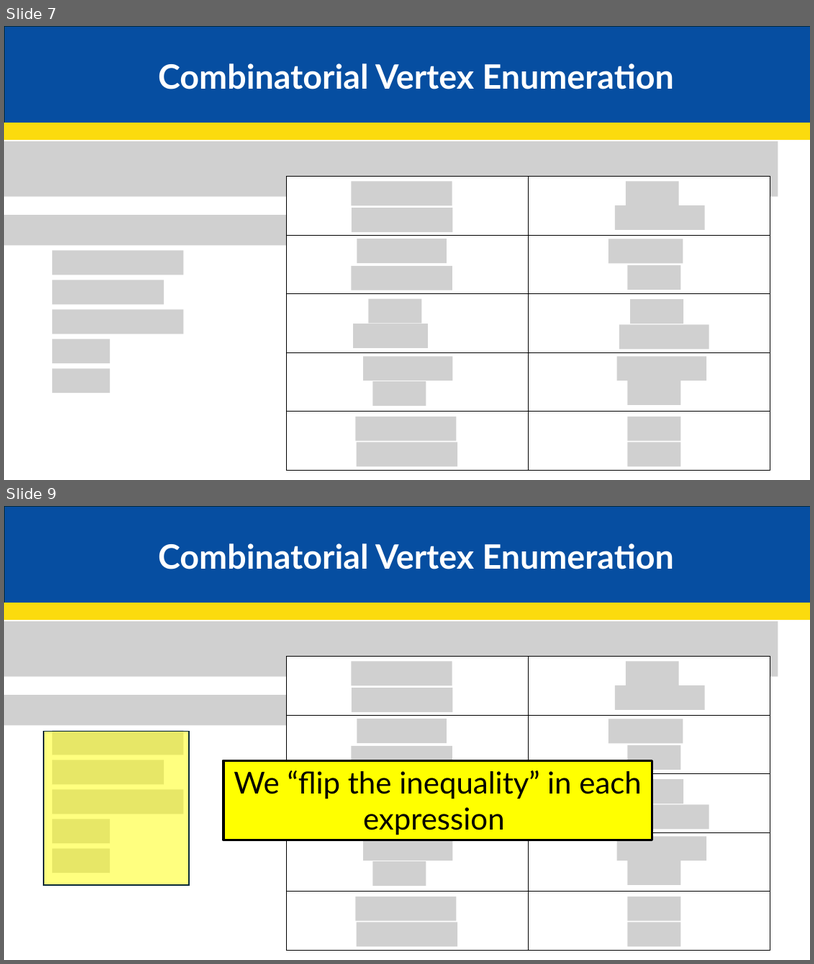
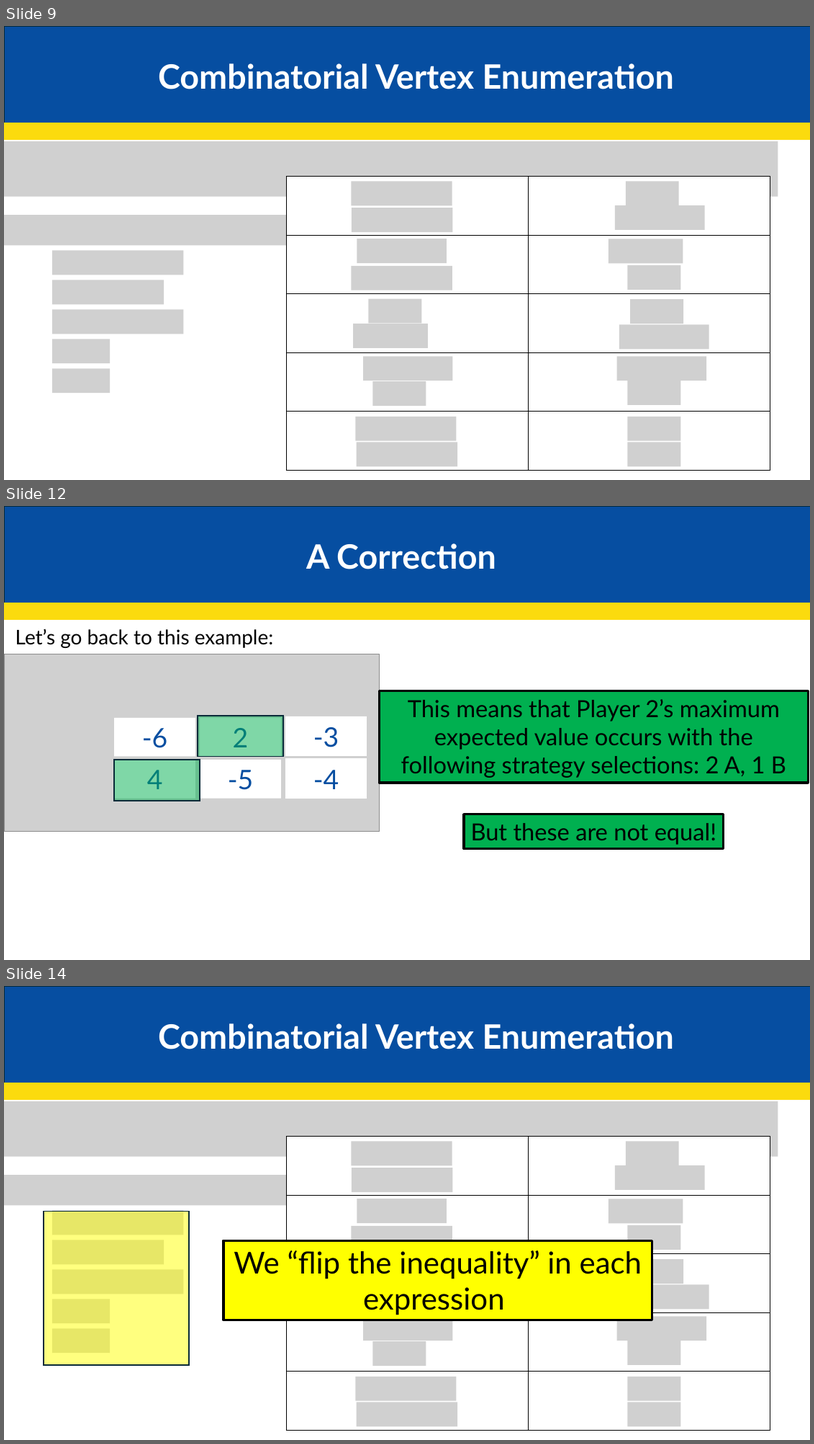
Before and after one commit to JakeCisc210/Candidacy, a slide deck: Reading Course/Presentations/Game Theory Five.pptx. Shown one above the other, each under a label of ours: slides 7 and 9 before the commit, slides 9, 12 and 14 after it; the slides between them are not shown. The pictures are 814x964 and 814x1444 pixels, drawn with LibreOffice and Linux fonts; fonts in the diff are those of the drawing; grey boxes stand for pictures. Boxes give left, top, right and bottom in pixels: in the first picture for what was removed or moved away, otherwise in the second. Text is boxed around its words. In the diff, an @@ line names an element or a change of style, - is before the commit and + after.

```diff
--- a/Reading Course/Presentations/Game Theory Five.pptx
+++ b/Reading Course/Presentations/Game Theory Five.pptx
@@ slide 12 added at bbox=[4, 506, 810, 960], background #FFFFFF @@
@@ rectangle added at bbox=[5, 506, 810, 602], fill #064EA1, outline #092A39 1.5 pt @@
@@ text added at bbox=[306, 543, 496, 569], 40 pt, text #FFFFFF, bold @@
+A Correction
@@ rectangle added at bbox=[4, 602, 810, 619], fill #FBDB0E, outline #FBDB0E 1.5 pt @@
@@ text added at bbox=[16, 629, 274, 648], 24 pt, text #000000 @@
+  Let’s go back to this example:
@@ picture added at bbox=[4, 654, 380, 831] @@
@@ rectangle added at bbox=[380, 690, 808, 782], fill #00B050, outline #000000 3 pt, 28 pt, text #000000 @@
+This means that Player 2’s maximum expected value occurs with the following strategy selections: 2 A, 1 B
@@ rectangle added at bbox=[114, 718, 196, 757], fill #FFFFFF, 32 pt, text #064EA1 @@
+-6
@@ rectangle added at bbox=[198, 716, 283, 757], fill #00B050 at 50% opacity, outline #092A39 1.5 pt @@
@@ rectangle added at bbox=[200, 718, 281, 757], fill #FFFFFF, 32 pt, text #064EA1 @@
+2
@@ rectangle added at bbox=[286, 716, 367, 755], fill #FFFFFF, 32 pt, text #FF0000 @@
+20
@@ rectangle added at bbox=[286, 717, 367, 756], fill #FFFFFF, 32 pt, text #064EA1 @@
+-3
@@ rectangle added at bbox=[114, 759, 196, 798], fill #FFFFFF, 32 pt, text #064EA1 @@
+4
@@ rectangle added at bbox=[114, 759, 200, 800], fill #00B050 at 50% opacity, outline #092A39 1.5 pt @@
@@ rectangle added at bbox=[200, 759, 281, 798], fill #FFFFFF, 32 pt, text #064EA1 @@
+-5
@@ rectangle added at bbox=[286, 758, 367, 797], fill #FFFFFF, 32 pt, text #FF0000 @@
+-20
@@ rectangle added at bbox=[286, 759, 367, 798], fill #FFFFFF, 32 pt, text #064EA1 @@
+-4
@@ rectangle added at bbox=[464, 814, 724, 849], fill #00B050, outline #000000 3 pt, 28 pt, text #000000 @@
+But these are not equal!
@@ what was slide 7 is now slide 9 @@
@@ what was slide 9 is now slide 14 @@
```
Also in this commit, not shown: 1 slide changed, 5 other slides added, 1 slide removed.
